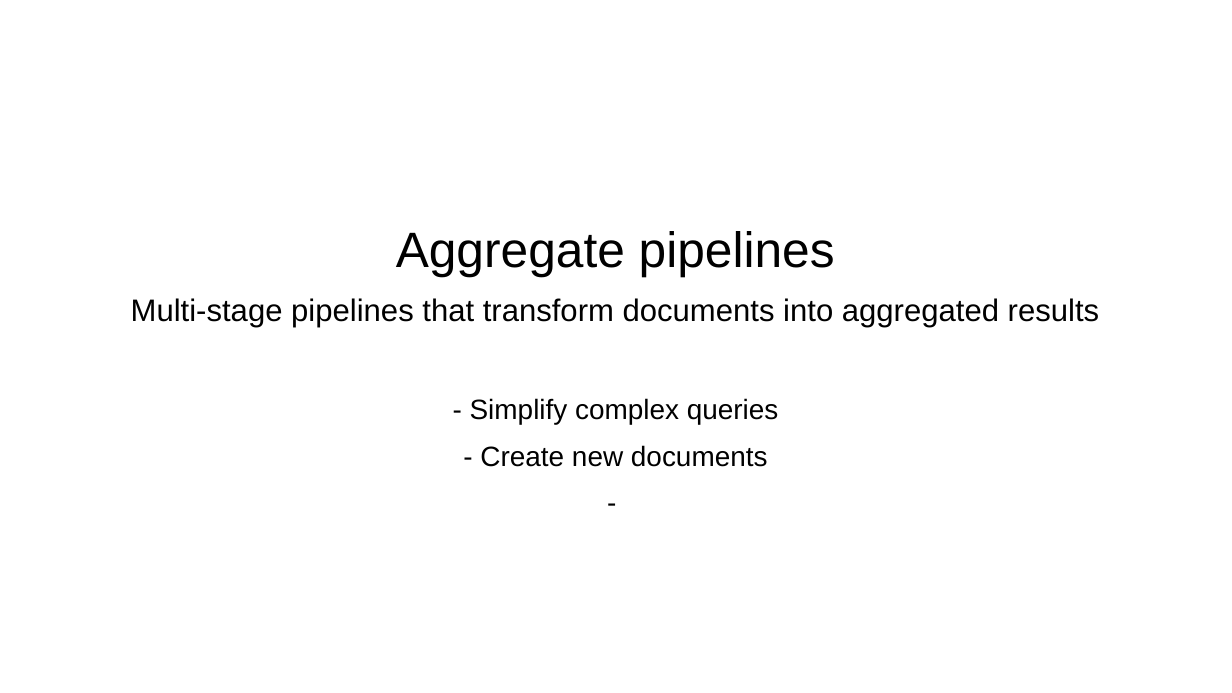
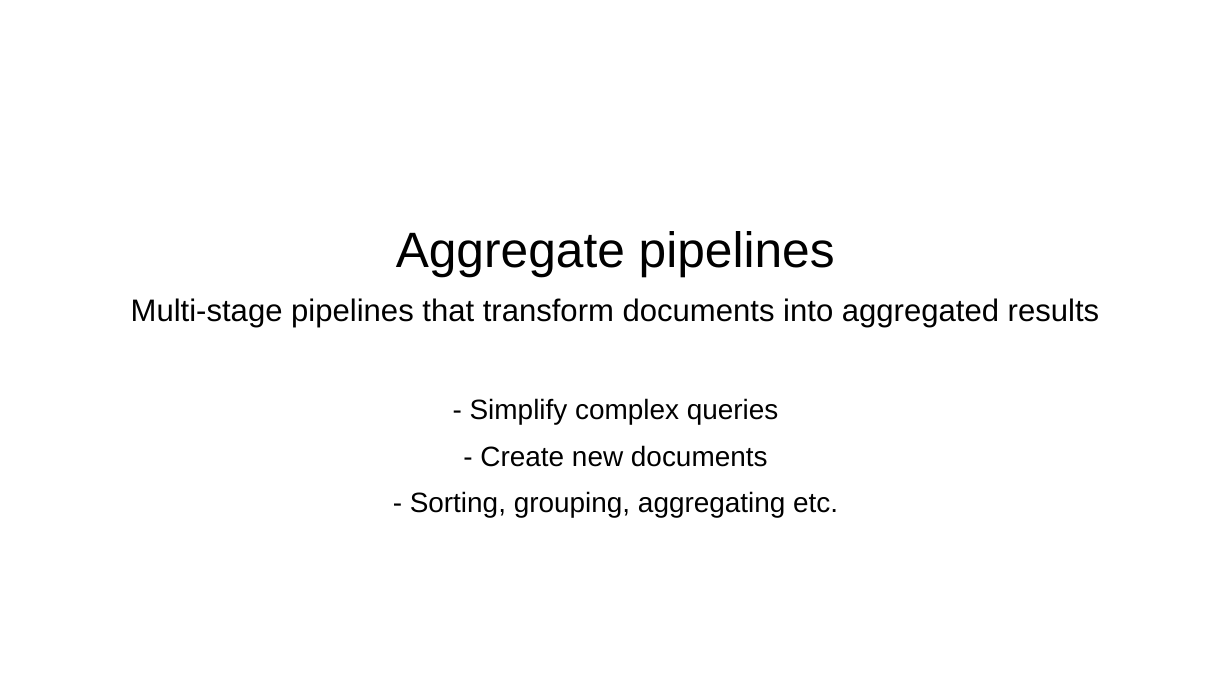
Before and after one commit to skrabbenborg/nosql-talk, a slide deck: slide 33 of presentation/presentation.pptx (slide 35 before the commit). Drawn at 1232x693 pixels with LibreOffice and Linux fonts; fonts in the diff are those of the drawing; background and template pictures are left out. Boxes give left, top, right and bottom in pixels: in the first picture for what was removed or moved away, otherwise in the second. Text is boxed around its words. In the diff, an @@ line names an element or a change of style, - is before the commit and + after.

```diff
--- a/presentation/presentation.pptx
+++ b/presentation/presentation.pptx
@@ text at [410,491,838,517]: text changed @@
--
+- Sorting, grouping, aggregating etc.
```
Also in this commit, not shown: 3 other slides changed, 4 slides added, 4 slides removed, 1 other file.
